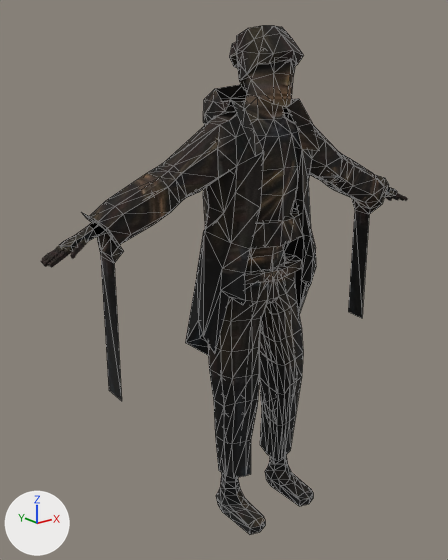
Renders of the glTF model project/resources/objects/persistent/dude/dude.glb from each side of a commit.
One viewpoint serves both versions: a 50 mm lens placed at (-10.52, -11.69, 11.57), pointed at (-0.62, 0.68, 6.63). Every picture has the same lights, and +X, +Y and +Z are marked at lower left. Mesh edges are drawn as thin lines on the coarser meshes. Vertices at the same position are counted once.
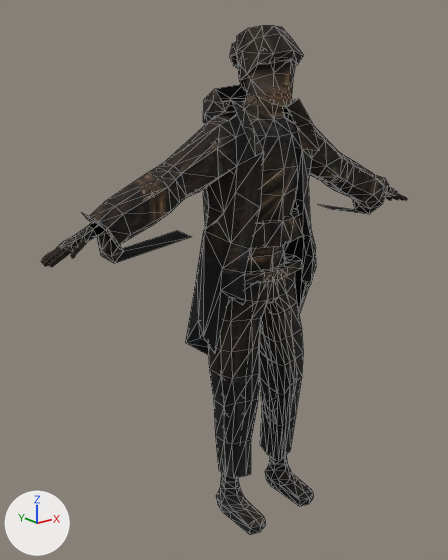
Changed parts and their boxes (x1, y1, x2, y2) in the pictures (448 x 560 px; the box of a moved part takes in the faces that stretch with it):
'Plane', reshaped (15% shorter)
    before: (82, 85, 389, 401)
    after: (82, 85, 389, 355)
part 1 of me_plane, moved or reshaped
    before: (101, 256, 122, 401)
    after: (115, 230, 192, 263)
part 2 of me_plane, moved or reshaped
    before: (348, 210, 369, 318)
    after: (320, 205, 367, 214)

Edits to the bpy script that builds the scene:
```text
Change me_plane:
    where me_plane.from_pydata(...)  # 239 vertices, 420 faces; spans x -4.79..4.79, y -0.99..1.45, z -2.44..4.81
    used by ob_plane; location = (0.0, 0.0, 6.8)
    me_plane part 1
    me_plane.vertices[108].co: (-4.31, 0.46, -2.15) -> (-2.17, 0.55, 1.43)  # pixel (108, 390) -> pixel (177, 230)
    me_plane.vertices[109].co: (-4.29, -0.12, -2.2) -> (-2.15, -0.03, 1.37)  # pixel (121, 401) -> pixel (192, 236)
    me_plane part 2
    me_plane.vertices[226].co: (4.31, 0.46, -2.15) -> (2.71, 0.53, 1.5)  # pixel (348, 311) -> not seen
    me_plane.vertices[227].co: (4.29, -0.12, -2.2) -> (2.69, -0.05, 1.44)  # pixel (362, 318) -> pixel (331, 209)
```
